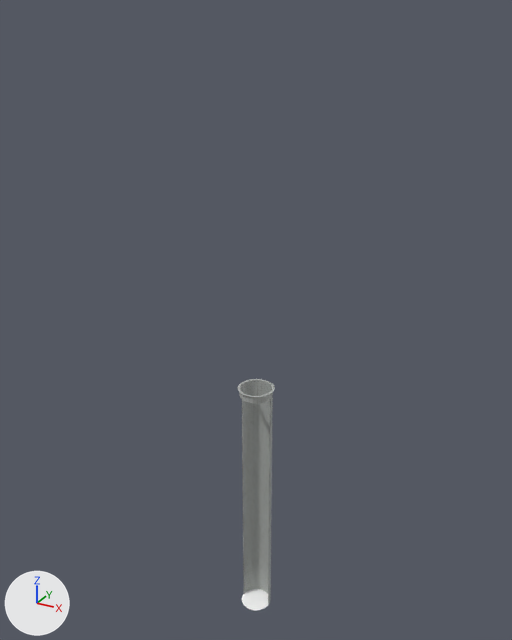
What one commit did to the FBX model Unity/Assets/Prefabs/silo.fbx.
Rendered twice from a 50 mm lens placed at (270.0, -492.0, 480.0), pointed at (-7.0, 13.0, 227.0). Lighting does not change. The marker at lower left points along +X, +Y and +Z. Where no turn or scale is listed for an object, it has been applied to the vertices. Vertices at the same position are counted once.

Names of what the first picture shows: 'ID15', 'ID23', 'SketchUp'.
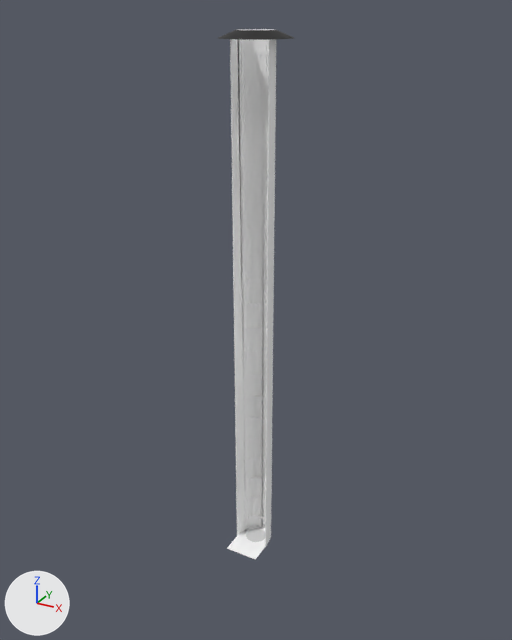
Commit message: new silo

What differs and where, as boxes [x1, y1, x2, y2] in the pictures (512 x 640 px):
'silo', added
    after: [230, 29, 276, 547]
'SketchUp', reshaped (120% wider, 95% shorter)
    before: [239, 380, 273, 605]
    after: [218, 30, 294, 40]
'ID56', added
    after: [227, 29, 267, 560]
'ID23', deleted
    before: [242, 589, 268, 610]
'ID152', added
    after: [246, 528, 265, 542]
'ID15', deleted
    before: [238, 379, 275, 397]
'ID92', added
    after: [244, 82, 268, 87]
'ID38', added
    after: [244, 51, 269, 55]
'ID86', added
    after: [244, 113, 268, 118]
'ID140', added
    after: [245, 143, 268, 148]
'ID134', added
    after: [245, 172, 268, 177]
'ID110', added
    after: [245, 200, 268, 205]
'ID128', added
    after: [245, 227, 267, 232]
'ID116', added
    after: [245, 253, 267, 258]
'ID50', added
    after: [246, 303, 267, 308]
'ID146', added
    after: [246, 327, 267, 332]
'ID122', added
    after: [245, 279, 267, 283]
'ID44', added
    after: [246, 373, 267, 378]
'ID62', added
    after: [246, 351, 267, 356]
'ID68', added
    after: [246, 395, 266, 400]
'ID74', added
    after: [246, 417, 266, 421]
'ID104', added
    after: [246, 437, 266, 442]
'ID98', added
    after: [247, 477, 266, 482]
'ID32', added
    after: [247, 496, 266, 502]
'ID80', added
    after: [247, 457, 266, 462]
part 1 of me_id2, deleted
    before: [239, 380, 273, 605]
part 2 of me_id2, added (black)
    after: [218, 30, 294, 40]

What changed in the scene script:
```text
Change me_id2:
    used by ob_sketchup; location = (0.0, 0.0, 0.0); scale = (0.0254, 0.0254, 0.0254)
    remove me_id2.from_pydata(...)  # 509 vertices, 1362 faces; spans x -588.0..588.0, y -591.0..588.0, z -3290.0..6580.0
    remove me_id2.materials.append(mat_concrete_form_4x8)  # picture img_concrete_form_4x8__jpg
    add me_id2.from_pydata(...)  # 72 vertices, 96 faces; spans x -1126.0..1126.0, y -1126.0..1126.0, z 18098.0..18321.0
    me_id2 part 1: 509 vertices removed from x -588.0..588.0, y -591.0..588.0, z -3290.0..6580.0
    me_id2 part 2: 72 vertices added at x -1126.0..1126.0, y -1126.0..1126.0, z 18098.0..18321.0
    add me_id2.materials.append(mat_black)  # black #000000
Remove ob_id23:
    ob_id23 = bpy.data.objects.new('ID23', me_id23)
Remove ob_id15:
    ob_id15 = bpy.data.objects.new('ID15', me_id15)
Add ob_id44:
    ob_id44 = bpy.data.objects.new('ID44', me_id44)  # 52 vertices, 96 faces; spans x -13.5..13.5, y 4.9..14.6, z 171.3..174.3; in mat_material (white #ffffff)
    ob_id44.location = (0.0, 0.0, 0.0)
Add ob_id146:
    ob_id146 = bpy.data.objects.new('ID146', me_id146)  # 52 vertices, 96 faces; spans x -13.5..13.5, y 4.9..14.6, z 217.3..220.3; in mat_material (white #ffffff)
    ob_id146.location = (0.0, 0.0, 0.0)
Add ob_id140:
    ob_id140 = bpy.data.objects.new('ID140', me_id140)  # 52 vertices, 96 faces; spans x -13.5..13.5, y 4.9..14.6, z 378.3..381.3; in mat_material (white #ffffff)
    ob_id140.location = (0.0, 0.0, 0.0)
Add ob_id68:
    ob_id68 = bpy.data.objects.new('ID68', me_id68)  # 52 vertices, 96 faces; spans x -13.5..13.5, y 4.9..14.6, z 148.3..151.3; in mat_material (white #ffffff)
    ob_id68.location = (0.0, 0.0, 0.0)
Add ob_id110:
    ob_id110 = bpy.data.objects.new('ID110', me_id110)  # 52 vertices, 96 faces; spans x -13.5..13.5, y 4.9..14.6, z 332.3..335.3; in mat_material (white #ffffff)
    ob_id110.location = (0.0, 0.0, 0.0)
Add ob_id86:
    ob_id86 = bpy.data.objects.new('ID86', me_id86)  # 52 vertices, 96 faces; spans x -13.5..13.5, y 4.9..14.6, z 401.3..404.3; in mat_material (white #ffffff)
    ob_id86.location = (0.0, 0.0, 0.0)
Add ob_id116:
    ob_id116 = bpy.data.objects.new('ID116', me_id116)  # 52 vertices, 96 faces; spans x -13.5..13.5, y 4.9..14.6, z 286.3..289.3; in mat_material (white #ffffff)
    ob_id116.location = (0.0, 0.0, 0.0)
Add ob_id32:
    ob_id32 = bpy.data.objects.new('ID32', me_id32)  # 52 vertices, 96 faces; spans x -13.5..13.5, y 4.9..14.6, z 33.5..36.5; in mat_material (white #ffffff)
    ob_id32.location = (0.0, 0.0, 0.0)
Add ob_id92:
    ob_id92 = bpy.data.objects.new('ID92', me_id92)  # 52 vertices, 96 faces; spans x -13.5..13.5, y 4.9..14.6, z 424.3..427.3; in mat_material (white #ffffff)
    ob_id92.location = (0.0, 0.0, 0.0)
Add ob_silo:
    ob_silo = bpy.data.objects.new('silo', me_id4)  # 130 vertices, 266 faces; spans x -51.0..1232.0, y 0.0..1178.0, z 0.0..18321.0; in mat_material (white #ffffff)
    ob_silo.parent = ob_instance_0
    ob_silo.location = (0.0, 0.0, 0.0)
Add ob_instance_0:
    ob_instance_0 = bpy.data.objects.new('instance_0', None)
    ob_instance_0.parent = ob_sketchup
    ob_instance_0.location = (-590.6, -587.6, 0.0)
Add ob_id50:
    ob_id50 = bpy.data.objects.new('ID50', me_id50)  # 52 vertices, 96 faces; spans x -13.5..13.5, y 4.9..14.6, z 240.3..243.3; in mat_material (white #ffffff)
    ob_id50.location = (0.0, 0.0, 0.0)
Add ob_id80:
    ob_id80 = bpy.data.objects.new('ID80', me_id80)  # 52 vertices, 96 faces; spans x -13.5..13.5, y 4.9..14.6, z 79.5..82.5; in mat_material (white #ffffff)
    ob_id80.location = (0.0, 0.0, 0.0)
Add ob_id152:
    ob_id152 = bpy.data.objects.new('ID152', me_id152)  # 25 vertices, 23 faces; spans x -9.9..9.9, y -9.9..9.9, z 0.5; in mat_lightgray (light grey #d5d5d5)
    ob_id152.location = (0.0, 0.0, 0.0)
Add ob_id38:
    ob_id38 = bpy.data.objects.new('ID38', me_id38)  # 52 vertices, 96 faces; spans x -13.5..13.5, y 4.9..14.6, z 447.3..450.3; in mat_material (white #ffffff)
    ob_id38.location = (0.0, 0.0, 0.0)
Add ob_id62:
    ob_id62 = bpy.data.objects.new('ID62', me_id62)  # 52 vertices, 96 faces; spans x -13.5..13.5, y 4.9..14.6, z 194.3..197.3; in mat_material (white #ffffff)
    ob_id62.location = (0.0, 0.0, 0.0)
Add ob_id122:
    ob_id122 = bpy.data.objects.new('ID122', me_id122)  # 52 vertices, 96 faces; spans x -13.5..13.5, y 4.9..14.6, z 263.3..266.3; in mat_material (white #ffffff)
    ob_id122.location = (0.0, 0.0, 0.0)
Add ob_id56:
    ob_id56 = bpy.data.objects.new('ID56', me_id56)  # 158 vertices, 300 faces; spans x -16.0..16.0, y -30.0..14.0, z 0.0..465.0; in mat_material (white #ffffff)
    ob_id56.location = (0.0, 0.0, 0.0)
Add ob_id128:
    ob_id128 = bpy.data.objects.new('ID128', me_id128)  # 52 vertices, 96 faces; spans x -13.5..13.5, y 4.9..14.6, z 309.3..312.3; in mat_material (white #ffffff)
    ob_id128.location = (0.0, 0.0, 0.0)
Add ob_id74:
    ob_id74 = bpy.data.objects.new('ID74', me_id74)  # 52 vertices, 96 faces; spans x -13.5..13.5, y 4.9..14.6, z 125.3..128.3; in mat_material (white #ffffff)
    ob_id74.location = (0.0, 0.0, 0.0)
Add ob_id104:
    ob_id104 = bpy.data.objects.new('ID104', me_id104)  # 52 vertices, 96 faces; spans x -13.5..13.5, y 4.9..14.6, z 102.4..105.4; in mat_material (white #ffffff)
    ob_id104.location = (0.0, 0.0, 0.0)
Add ob_id98:
    ob_id98 = bpy.data.objects.new('ID98', me_id98)  # 52 vertices, 96 faces; spans x -13.5..13.5, y 4.9..14.6, z 56.5..59.5; in mat_material (white #ffffff)
    ob_id98.location = (0.0, 0.0, 0.0)
Add ob_id134:
    ob_id134 = bpy.data.objects.new('ID134', me_id134)  # 52 vertices, 96 faces; spans x -13.5..13.5, y 4.9..14.6, z 355.3..358.3; in mat_material (white #ffffff)
    ob_id134.location = (0.0, 0.0, 0.0)
```
